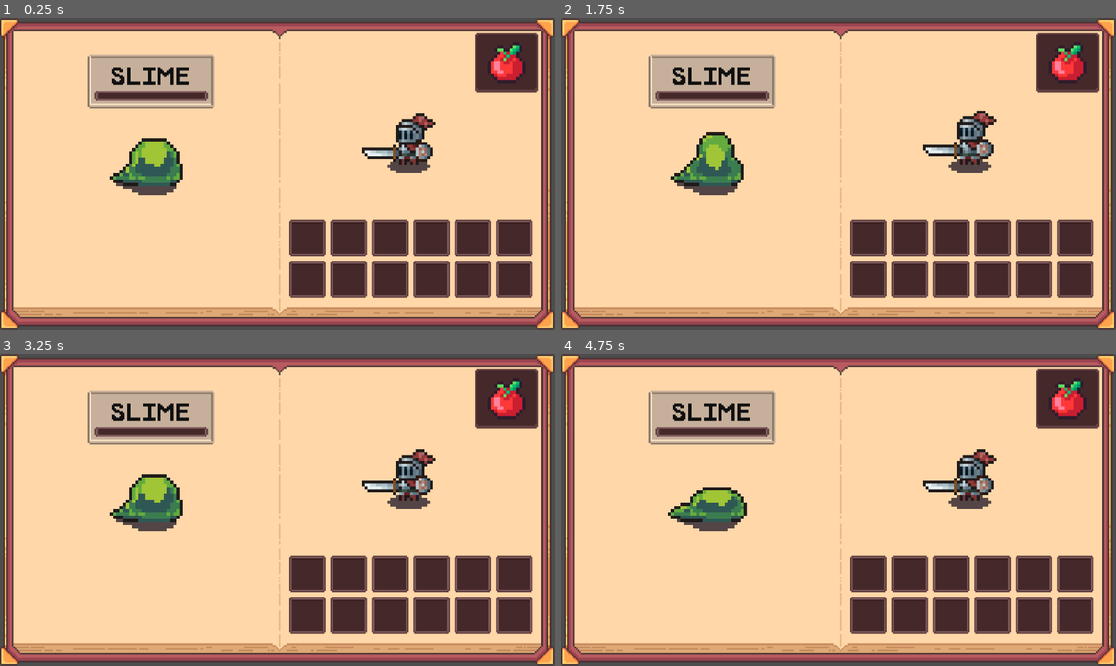
Above: before the commit, frames 1-4 (two rows, left to right).
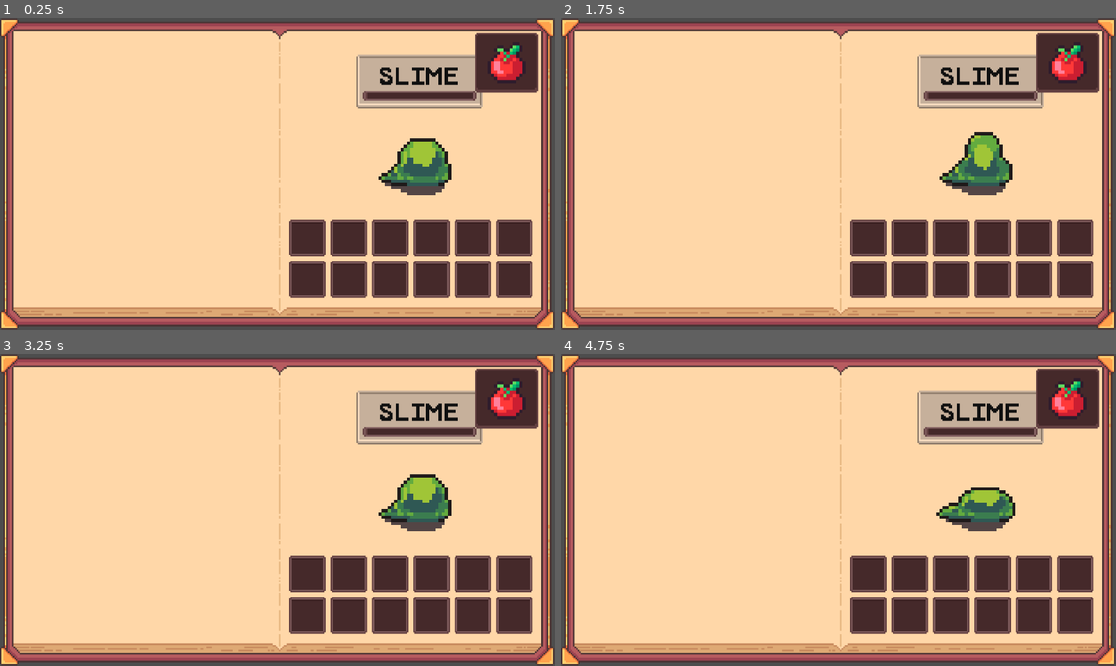
Above: after the commit, the same moments.

Repository: Blortlett/GodotIdle
Game: Godot game, scene res://Scenes/GuiNode.tscn
Two runs of this game, one before a commit and one after it. Both use one fixed random seed, a clock stepped at 60 frames per second and the inputs below.
Inputs (mouse positions are in pixels of both pictures, inside the frame that each line leads up to):
- Up to frame 1 (0.25 s): no input
- Up to frame 2 (1.75 s): click (1066, 61) at 0.5 s; click (1066, 61) at 1.25 s
- Up to frame 3 (3.25 s): click (505, 397) at 2 s
- Up to frame 4 (4.75 s): no input

The runs differ from the first frame. In frame 1, 12% of the frame differs, in the area x 15-87%, y 11-57%; in frame 2, 12%; in frame 3, 12%; in frame 4, 11%.

Commit message:
Swapped player character display for actionUI

Diff:
--- a/Inventory/UI/InventoryUI/nInventoryUI.tscn
+++ b/Inventory/UI/InventoryUI/nInventoryUI.tscn
@@ -3,11 +3,11 @@
 [ext_resource type="Script" uid="uid://c3uatp5gji5ue" path="res://Inventory/UI/InventoryUI/scrINV_UI.gd" id="1_dhcfh"]
 [ext_resource type="Texture2D" uid="uid://cwn4h5cyakgm7" path="res://Art/TravelBookUI/Sprites/UI_TravelBook_BookCover01a.png" id="2_il5vc"]
 [ext_resource type="Texture2D" uid="uid://csfcknshv14od" path="res://Art/TravelBookUI/Sprites/UI_TravelBook_BookPageRight01a.png" id="3_pct40"]
-[ext_resource type="PackedScene" uid="uid://cj4pw6j4eaj4t" path="res://Character/UI/nCharacterDisplay.tscn" id="4_e8s8e"]
 [ext_resource type="PackedScene" uid="uid://0luyfwm87ckl" path="res://Inventory/UI/InventoryUI/nInvSlotUI.tscn" id="4_keych"]
 [ext_resource type="Texture2D" uid="uid://so2dglihxik1" path="res://Art/TravelBookUI/Sprites/UI_TravelBook_BookPageLeft01a.png" id="5_kydoc"]
 [ext_resource type="PackedScene" uid="uid://ei8qtpsb0tex" path="res://Inventory/UI/DebugUI/nDebugMenu.tscn" id="7_e8s8e"]
 [ext_resource type="PackedScene" uid="uid://bfgpar26yjdfd" path="res://UI/ActionUI/nActionUI.tscn" id="8_20xsb"]
+[ext_resource type="PackedScene" uid="uid://2nnh4f80nnll" path="res://UI/DestinationMenuUI/nDestinationMenuUI.tscn" id="9_sfvvv"]
 
 [node name="InventoryUI" type="Control"]
 layout_mode = 3
@@ -51,6 +51,13 @@
 anchor_bottom = 1.0
 grow_horizontal = 2
 grow_vertical = 2
+
+[node name="ActionUI" parent="BookRightPageSprite/CharacterUI" instance=ExtResource("8_20xsb")]
+layout_mode = 1
+offset_left = 25.0
+offset_top = 13.4146
+offset_right = -15.0
+offset_bottom = -26.5854
 
 [node name="InventoryGrid" type="GridContainer" parent="BookRightPageSprite/CharacterUI"]
 layout_mode = 1
@@ -104,11 +111,6 @@
 [node name="InvSlotUI12" parent="BookRightPageSprite/CharacterUI/InventoryGrid" instance=ExtResource("4_keych")]
 layout_mode = 2
 
-[node name="CharacterDisplay" parent="BookRightPageSprite/CharacterUI" instance=ExtResource("4_e8s8e")]
-layout_mode = 1
-offset_left = -1.52588e-05
-offset_right = -1.52588e-05
-
 [node name="DebugMenu" parent="BookRightPageSprite/CharacterUI" instance=ExtResource("7_e8s8e")]
 layout_mode = 0
 anchors_preset = 0
@@ -139,8 +141,11 @@
 axis_stretch_vertical = 1
 
 [node name="ActionUI" parent="BookLeftPageSprite" instance=ExtResource("8_20xsb")]
+visible = false
 layout_mode = 1
-offset_left = 88.4146
+offset_left = 87.5
 offset_top = 85.061
-offset_right = -80.5853
+offset_right = -81.4999
 offset_bottom = -97.939
+
+[node name="DestinationMenuUI" parent="BookLeftPageSprite" instance=ExtResource("9_sfvvv")]
--- /dev/null
+++ b/Scripts/scrCombatManager.gd
@@ -0,0 +1 @@
+extends Node
--- /dev/null
+++ b/Scripts/scrGameManager.gd
@@ -0,0 +1 @@
+extends Node
--- /dev/null
+++ b/UI/DestinationMenuUI/nDestinationMenuUI.tscn
@@ -0,0 +1,11 @@
+[gd_scene format=3 uid="uid://2nnh4f80nnll"]
+
+[node name="DestinationMenuUI" type="Control"]
+layout_mode = 3
+anchors_preset = 8
+anchor_left = 0.5
+anchor_top = 0.5
+anchor_right = 0.5
+anchor_bottom = 0.5
+grow_horizontal = 2
+grow_vertical = 2
Renamed: Character/scrCharacterRegister.gd -> Scripts/scrCharacterRegister.gd
Renamed: Character/scrCharacterRegister.gd.uid -> Scripts/scrCharacterRegister.gd.uid
Not shown, added: Scripts/scrCombatManager.gd.uid
Not shown, added: Scripts/scrGameManager.gd.uid
